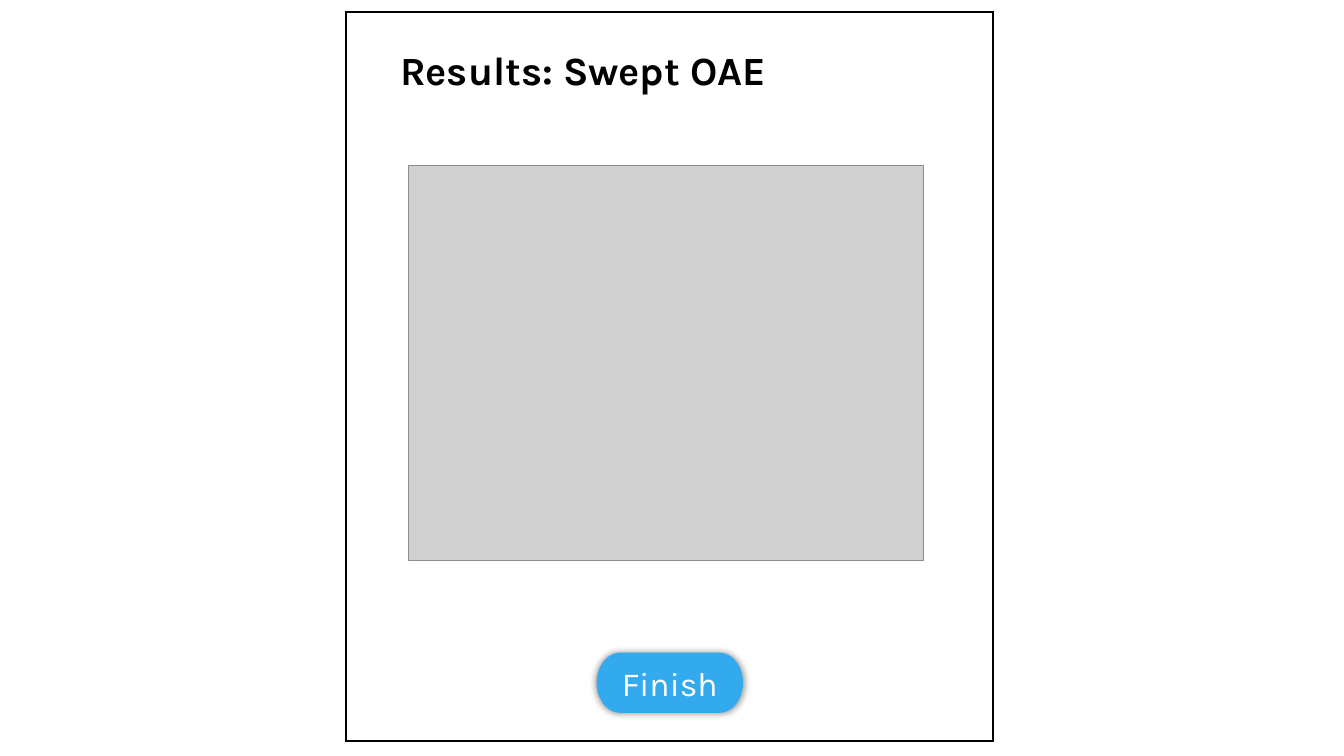
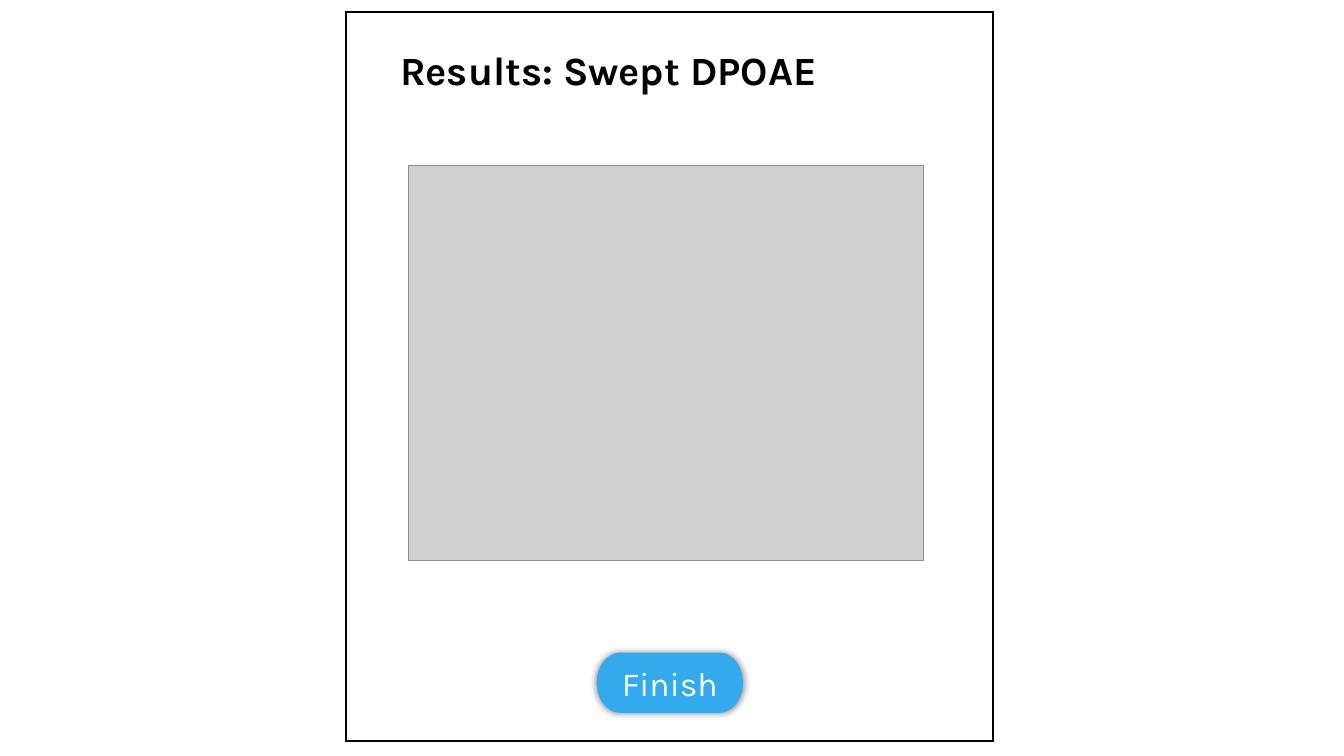
Before and after one commit to OpenHearing/TabSINT, a slide deck: slide 3 of Specifications/swept-oae/GUI-Screens.pptx. Drawn at 1344x756 pixels with LibreOffice and Linux fonts; fonts in the diff are those of the drawing; grey boxes stand for pictures. Boxes give left, top, right and bottom in pixels: in the first picture for what was removed or moved away, otherwise in the second. Text is boxed around its words. In the diff, an @@ line names an element or a change of style, - is before the commit and + after.

Commit message:
live results plot axis updates

```diff
--- a/Specifications/swept-oae/GUI-Screens.pptx
+++ b/Specifications/swept-oae/GUI-Screens.pptx
@@ text at (x1=400, y1=57, x2=816, y2=95): text changed @@
-Results: Swept OAE
+Results: Swept DPOAE
```
Also in this commit, not shown: 2 other slides changed, 1 other file.
